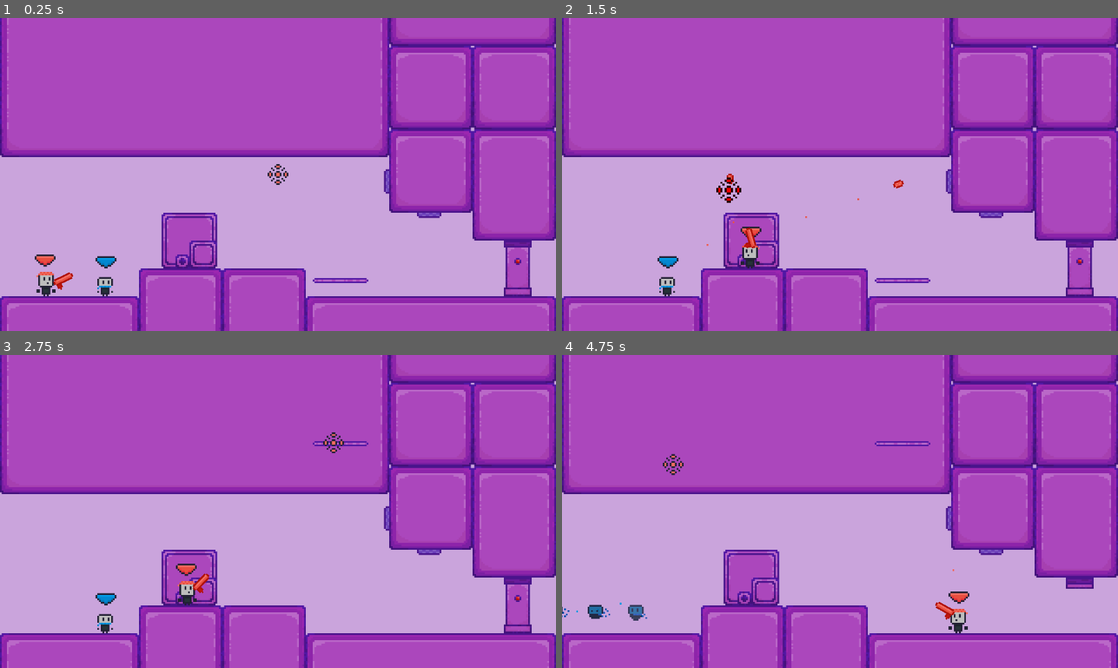
Above: before the commit, frames 1-4 (two rows, left to right).
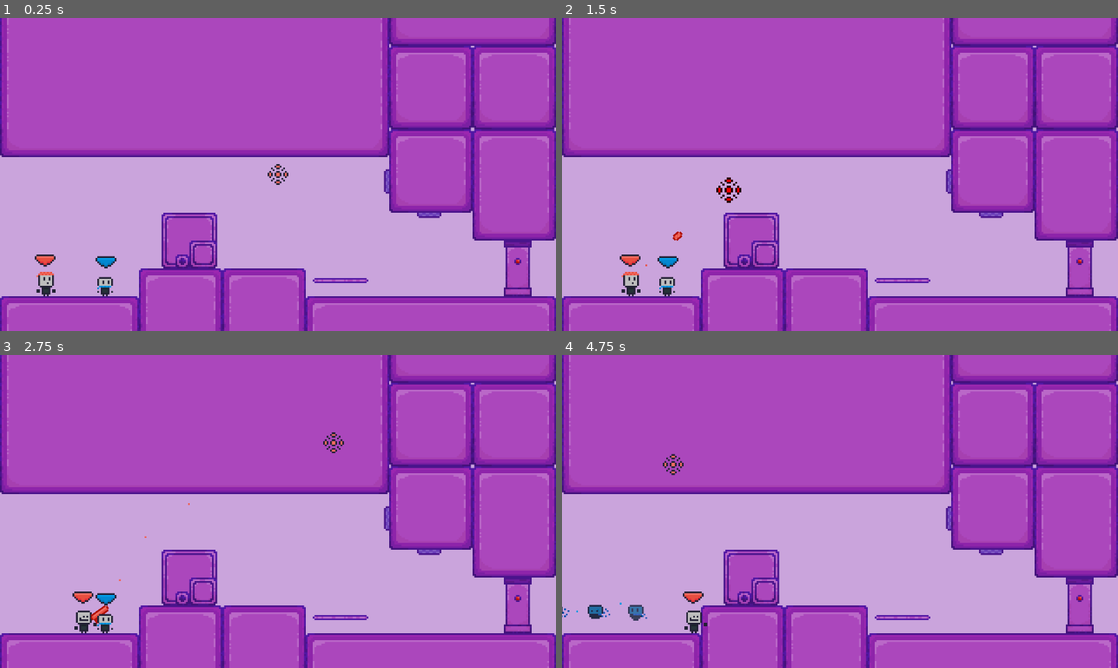
Above: after the commit, the same moments.

Repository: EmilPok/RpurpleB
Game: Godot game, scene res://scenes/levels/maybe_level_0.tscn
Two runs of this game, one before a commit and one after it. Both use one fixed random seed, a clock stepped at 60 frames per second and the inputs below.
Inputs (mouse positions are in pixels of both pictures, inside the frame that each line leads up to):
- Up to frame 1 (0.25 s): no input
- Up to frame 2 (1.5 s): tap Enter at 0.5 s; move the mouse to (962, 158) at 0.52 s; hold D (right) from 0.53 s (still down); tap Shift (dash) at 0.6 s; tap Space (jump) at 0.77 s; click (962, 158) at 0.8 s; move the mouse to (728, 190) at 1.27 s; click (728, 190) at 1.35 s
- Up to frame 3 (2.75 s): tap Space (jump) at 1.52 s; right-click (166, 527) at 1.55 s; move the mouse to (333, 442) at 2.02 s; release D (right) at 2.03 s; hold A (left) from 2.03 s (still down); right-click (333, 442) at 2.1 s; tap Shift (dash) at 2.3 s
- Up to frame 4 (4.75 s): move the mouse to (812, 574) at 2.77 s; release A (left) at 2.78 s; hold D (right) 2.78-4.28 s; tap Shift (dash) at 2.85, 4.55 s; tap Space (jump) at 3.02, 3.77, 4.52 s; click (812, 574) at 3.05 s; move the mouse to (1006, 558) at 3.52 s; click (1006, 558) at 3.6 s; right-click (1006, 558) at 3.8 s; move the mouse to (673, 464) at 4.27 s; hold A (left) from 4.28 s (still down); tap Alt (switch) at 4.35 s

The runs differ from the first frame. In frame 1, 0.1% of the frame differs, in the area x 9-14%, y 81-87%; in frame 2, 0.8%; in frame 3, 1.0%; in frame 4, 1.6%, in the area x 21-96%, y 27-89%.

Commit message:
GUN UPDATE for red

Diff:
--- a/project.godot
+++ b/project.godot
@@ -12,7 +12,7 @@
 
 config/name="gamejam"
 run/main_scene="uid://rs2fbwgne3wq"
-config/features=PackedStringArray("4.6", "GL Compatibility")
+config/features=PackedStringArray("4.7", "GL Compatibility")
 run/max_fps=240
 config/icon="res://icon.svg"
 
@@ -66,6 +66,12 @@
 , Object(InputEventKey,"resource_local_to_scene":false,"resource_name":"","device":-1,"window_id":0,"alt_pressed":false …(186 unchanged characters)…
 ]
 }
+aim={
+"deadzone": 0.2,
+"events": [Object(InputEventMouseButton,"resource_local_to_scene":false,"resource_name":"","device":-1,"window_id":0,"alt_pressed":false,"shift_pressed":false,"ctrl_pressed":false,"meta_pressed":false,"button_mask":2,"position":Vector2(97, 18),"global_position":Vector2(106, 66),"factor":1.0,"button_index":2,"canceled":false,"pressed":true,"double_click":false,"script":null)
+, Object(InputEventKey,"resource_local_to_scene":false,"resource_name":"","device":-1,"window_id":0,"alt_pressed":false,"shift_pressed":false,"ctrl_pressed":false,"meta_pressed":false,"pressed":false,"keycode":0,"physical_keycode":4194325,"key_label":0,"unicode":0,"location":0,"echo":false,"script":null)
+]
+}
 
 [layer_names]
 
--- a/scenes/character_1.tscn
+++ b/scenes/character_1.tscn
@@ -15,18 +15,105 @@
 atlas = ExtResource("2_p0pq8")
 region = Rect2(0, 0, 16, 16)
 
+[sub_resource type="AtlasTexture" id="AtlasTexture_l55i8"]
+atlas = ExtResource("2_p0pq8")
+region = Rect2(0, 0, 16, 16)
+
+[sub_resource type="AtlasTexture" id="AtlasTexture_47oof"]
+atlas = ExtResource("2_p0pq8")
+region = Rect2(16, 0, 16, 16)
+
+[sub_resource type="AtlasTexture" id="AtlasTexture_2wmww"]
+atlas = ExtResource("2_p0pq8")
+region = Rect2(32, 0, 16, 16)
+
+[sub_resource type="AtlasTexture" id="AtlasTexture_tfkyx"]
+atlas = ExtResource("2_p0pq8")
+region = Rect2(48, 0, 16, 16)
+
+[sub_resource type="AtlasTexture" id="AtlasTexture_w2t02"]
+atlas = ExtResource("2_p0pq8")
+region = Rect2(64, 0, 16, 16)
+
+[sub_resource type="AtlasTexture" id="AtlasTexture_o12to"]
+atlas = ExtResource("2_p0pq8")
+region = Rect2(64, 0, 16, 16)
+
+[sub_resource type="AtlasTexture" id="AtlasTexture_aclxv"]
+atlas = ExtResource("2_p0pq8")
+region = Rect2(96, 0, 16, 16)
+
+[sub_resource type="AtlasTexture" id="AtlasTexture_4ugrg"]
+atlas = ExtResource("2_p0pq8")
+region = Rect2(112, 0, 16, 16)
+
+[sub_resource type="AtlasTexture" id="AtlasTexture_dcl4c"]
+atlas = ExtResource("2_p0pq8")
+region = Rect2(128, 0, 16, 16)
+
+[sub_resource type="AtlasTexture" id="AtlasTexture_2vf1k"]
+atlas = ExtResource("2_p0pq8")
+region = Rect2(144, 0, 16, 16)
+
+[sub_resource type="AtlasTexture" id="AtlasTexture_qsh3i"]
+atlas = ExtResource("2_p0pq8")
+region = Rect2(160, 0, 16, 16)
+
 [sub_resource type="SpriteFrames" id="SpriteFrames_l55i8"]
 animations = [{
 "frames": [{
 "duration": 1.0,
 "texture": SubResource("AtlasTexture_sbsjf")
 }],
-"loop": true,
+"loop": 1,
 "name": &"Idle",
 "speed": 5.0
 }, {
+"frames": [{
+"duration": 1.0,
+"texture": SubResource("AtlasTexture_l55i8")
+}, {
+"duration": 1.0,
+"texture": SubResource("AtlasTexture_47oof")
+}, {
+"duration": 1.0,
+"texture": SubResource("AtlasTexture_2wmww")
+}, {
+"duration": 1.0,
+"texture": SubResource("AtlasTexture_tfkyx")
+}, {
+"duration": 1.0,
+"texture": SubResource("AtlasTexture_w2t02")
+}, {
+"duration": 1.0,
+"texture": SubResource("AtlasTexture_o12to")
+}],
+"loop": 0,
+"name": &"LookAround",
+"speed": 5.0
+}, {
+"frames": [{
+"duration": 1.0,
+"texture": SubResource("AtlasTexture_aclxv")
+}, {
+"duration": 1.0,
+"texture": SubResource("AtlasTexture_4ugrg")
+}, {
+"duration": 1.0,
+"texture": SubResource("AtlasTexture_dcl4c")
+}, {
+"duration": 1.0,
+"texture": SubResource("AtlasTexture_2vf1k")
+}, {
+"duration": 1.0,
+"texture": SubResource("AtlasTexture_qsh3i")
+}],
+"loop": 0,
+"name": &"TakeAGun",
+"speed": 7.0
+}, {
 "frames": [],
-"loop": true,
+"loop": 1,
 "name": &"Walk",
 "speed": 5.0
 }]
@@ -114,8 +201,10 @@
 [node name="Icon" type="AnimatedSprite2D" parent="." unique_id=1916461415]
 material = SubResource("ShaderMaterial_ryofq")
 sprite_frames = SubResource("SpriteFrames_l55i8")
-animation = &"Idle"
+animation = &"TakeAGun"
 autoplay = "Idle"
+frame = 4
+frame_progress = 1.0
 
 [node name="AnimationPlayer" type="AnimationPlayer" parent="." unique_id=1786981151]
 libraries/ = SubResource("AnimationLibrary_tfkyx")
@@ -126,6 +215,7 @@
 shape = SubResource("RectangleShape2D_l82gq")
 
 [node name="Rotation_point" type="Marker2D" parent="." unique_id=1506511493]
+visible = false
 position = Vector2(0, 2)
 
 [node name="Gun" type="Sprite2D" parent="Rotation_point" unique_id=1557632044]
@@ -148,6 +238,10 @@
 wait_time = 0.2
 one_shot = true
 
+[node name="Look_around" type="Timer" parent="." unique_id=1971798085]
+autostart = true
+
 [connection signal="timeout" from="Shoot_cooldown" to="." method="_on_shoot_cooldown_timeout"]
 [connection signal="timeout" from="Coyote_time" to="." method="_on_coyote_time_timeout"]
 [connection signal="timeout" from="Faster_jump" to="." method="_on_faster_jump_timeout"]
+[connection signal="timeout" from="Look_around" to="." method="_on_look_around_timeout"]
--- a/scenes/character_2.tscn
+++ b/scenes/character_2.tscn
@@ -202,10 +202,8 @@
 material = SubResource("ShaderMaterial_ryofq")
 position = Vector2(-1, -1)
 sprite_frames = SubResource("SpriteFrames_i4thp")
-animation = &"Blink"
+animation = &"Dash"
 autoplay = "Idle"
-frame = 3
-frame_progress = 0.31796485
 
 [node name="AnimationPlayer" type="AnimationPlayer" parent="." unique_id=578662714]
 libraries/ = SubResource("AnimationLibrary_jdd3b")
--- a/scripts/character_1.gd
+++ b/scripts/character_1.gd
@@ -18,6 +18,9 @@
 
 var active = true
 
+var gun_out = false
+var taking_gun = false
+
 @onready var Gun = $Rotation_point
 @onready var Gun_sprite = $Rotation_point/Gun
 @onready var Gun_pivot = $Rotation_point/Pivot
@@ -30,6 +33,14 @@
 var can_shoot = true
 
 func _physics_process(delta: float) -> void:
+
+
+	if $Icon.animation == "LookAround" and not $Icon.is_playing():
+		if $Icon.frame == 0:
+			$Icon.play("Idle")
+		else:
+			$Icon.play_backwards("LookAround")
+
 	if is_on_floor():
 		if not can_jump:
 			can_jump = true
@@ -51,14 +62,34 @@
 		move_and_slide()
 		return
 
-	Gun.look_at(get_global_mouse_position())
-	var mouse_left := get_global_mouse_position().x < global_position.x
-	icon.flip_h = mouse_left
-	Gun_sprite.flip_v = mouse_left
+	if Input.is_action_just_pressed("aim") and not gun_out and not taking_gun:
+		taking_gun = true
+		$Icon.play("TakeAGun")
 
+	if taking_gun and $Icon.animation == "TakeAGun" and not $Icon.is_playing():
+		taking_gun = false
+		gun_out = true
+		Gun.visible = true
+		Engine.time_scale = 0.1
 
-	if Input.is_action_just_pressed("shoot") and can_shoot:
+	if gun_out:
+		Gun.look_at(get_global_mouse_position())
+		var mouse_left := get_global_mouse_position().x < global_position.x
+		icon.flip_h = mouse_left
+		Gun_sprite.flip_v = mouse_left
+
+	var direction := Input.get_axis("left", "right") if not gun_out and not taking_gun else 0.0
+
+	if direction:
+		if not gun_out:
+			$Icon.flip_h = direction < 0
+
+	if Input.is_action_just_pressed("shoot") and can_shoot and gun_out:
 		GUI.cursor._shoot()
+		gun_out = false
+		Gun.visible = false
+		Engine.time_scale = 1.0
+		$Icon.play("Idle")
 
 		can_shoot = false
 		$Shoot_cooldown.start()
@@ -84,7 +115,6 @@
 	else:
 		during_jump = false
 
-	var direction := Input.get_axis("left", "right")
 	if direction:
 		if abs(velocity.x) <= SPEED + (SPEED / 1.5):
 			velocity.x = move_toward(velocity.x, SPEED * direction, acceleration_walk * delta)
@@ -121,3 +151,9 @@
 
 func _on_faster_jump_timeout() -> void:
 	faster_jump = false
+
+
+func _on_look_around_timeout() -> void:
+	if $Icon.animation == "Idle":
+		$Icon.play("LookAround")
+	$Look_around.start(randf_range(4.0, 9.0))
--- a/scripts/character_2.gd
+++ b/scripts/character_2.gd
@@ -31,6 +31,8 @@
 var shadow_last_frame = 8
 var shadow_frame = 5
 
+
+
 func player_2():
 	pass
 
@@ -46,6 +48,8 @@
 			wait_can_dash = false
 		if did_coyote:
 			did_coyote = false
+		if $Icon.animation == "Dash" and not during_dash:
+			$Icon.play("Idle")
 
 
 	if not is_on_floor() and $Coyote_time.is_stopped() and not did_coyote:
@@ -150,7 +154,8 @@
 
 func _on_dash_dur_timeout() -> void:
 	during_dash = false
-	$Icon.play("Idle")
+	if is_on_floor():
+		$Icon.play("Idle")
 	$Dash_part.emitting = false
 	velocity.x = SPEED * sign(velocity.x)
 
